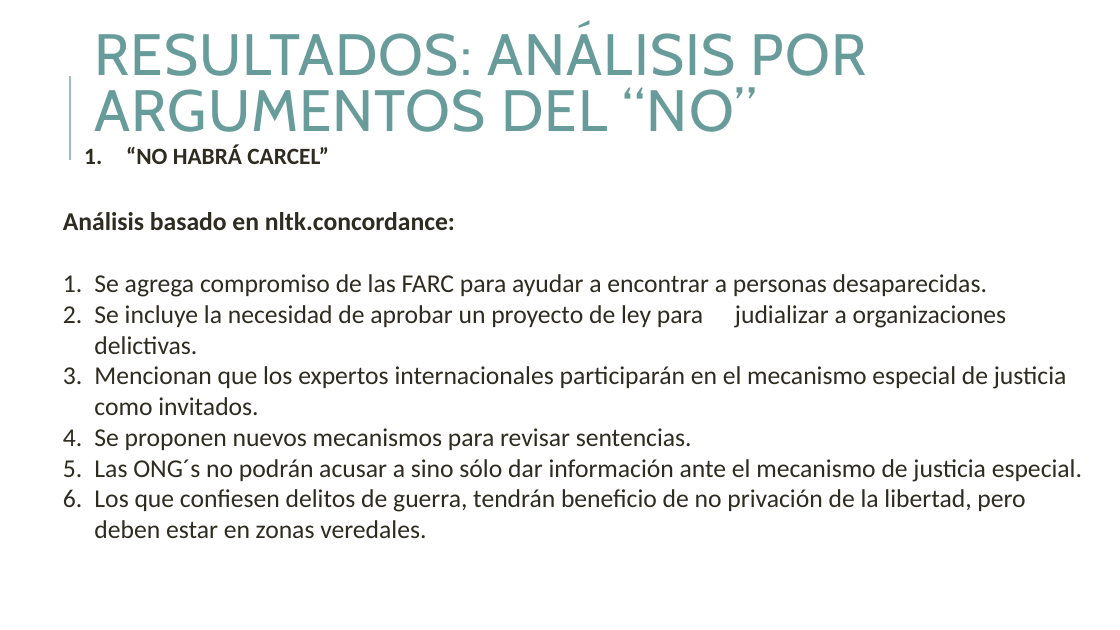
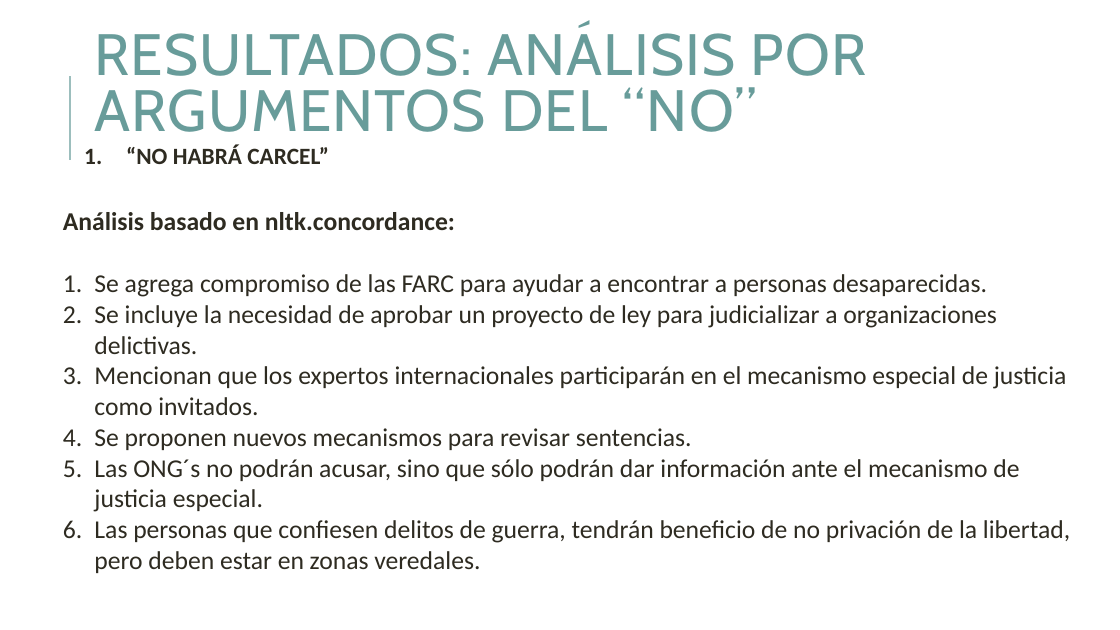
Before and after one commit to diecasta29/MCPP_diego.castaneda, a slide deck: slide 8 of MCPP_Trabajo_Final/Análisis de acuerdos de paz 2016.pptx. Drawn at 1120x630 pixels with LibreOffice and Linux fonts; fonts in the diff are those of the drawing. Boxes give left, top, right and bottom in pixels: in the first picture for what was removed or moved away, otherwise in the second. Text is boxed around its words. In the diff, an @@ line names an element or a change of style, - is before the commit and + after.

```diff
--- a/MCPP_Trabajo_Final/Análisis de acuerdos de paz 2016.pptx
+++ b/MCPP_Trabajo_Final/Análisis de acuerdos de paz 2016.pptx
@@ text at (x1=94, y1=305, x2=997, y2=354): text changed @@
-2. Se incluye la necesidad de aprobar un proyecto de ley para judializar a organizaciones delictivas.
+2. Se incluye la necesidad de aprobar un proyecto de ley para judicializar a organizaciones delictivas.
@@ text at (x1=94, y1=459, x2=1070, y2=573): text changed @@
-5. Las ONG´s no podrán acusar a sino sólo dar información ante el mecanismo de justicia especial.
-6. Los que confiesen delitos de guerra, tendrán beneficio de no privación de la libertad, pero deben estar en zonas veredales.
+5. Las ONG´s no podrán acusar, sino que sólo podrán dar información ante el mecanismo de justicia especial.
+6. Las personas que confiesen delitos de guerra, tendrán beneficio de no privación de la libertad, pero deben estar en zonas veredales.
```
Also in this commit, not shown: 4 other slides changed.
